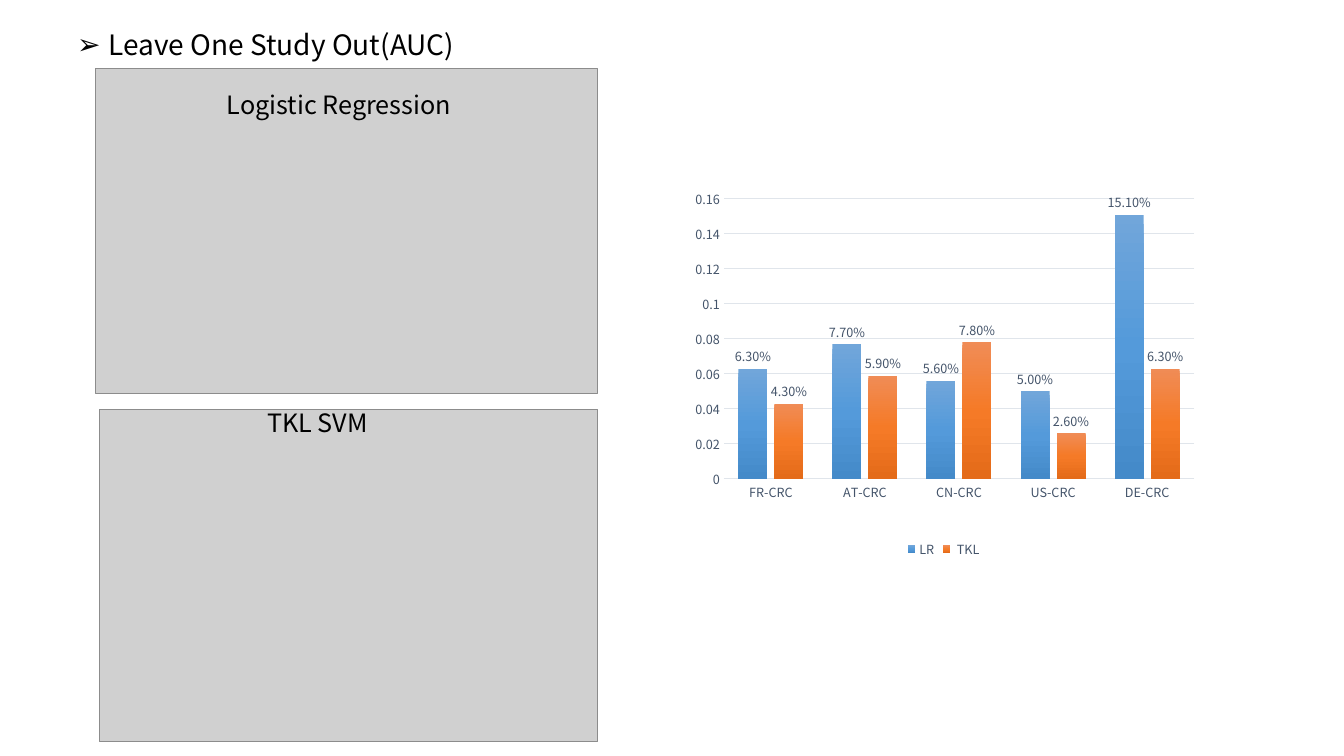
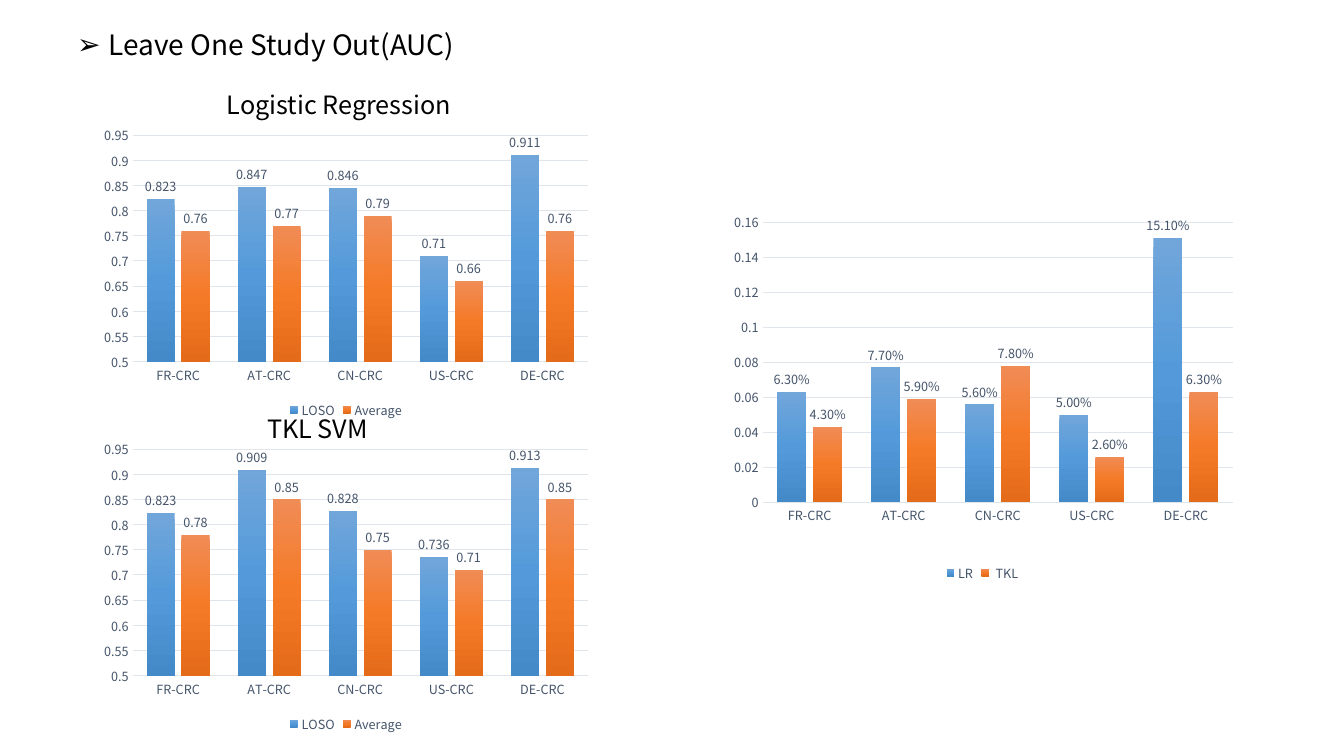
Before and after one commit to psj1997/classification_generalization, a slide deck: slide 12 of work_report/7.29工作汇报.pptx. Drawn at 1344x756 pixels with LibreOffice and Linux fonts; fonts in the diff are those of the drawing; grey boxes stand for pictures. Boxes give left, top, right and bottom in pixels: in the first picture for what was removed or moved away, otherwise in the second. Text is boxed around its words. In the diff, an @@ line names an element or a change of style, - is before the commit and + after.

Commit message:
add work ppt

```diff
--- a/work_report/7.29工作汇报.pptx
+++ b/work_report/7.29工作汇报.pptx
@@ picture removed at (x1=96, y1=69, x2=598, y2=393) @@
@@ column chart added at (x1=94, y1=120, x2=598, y2=422) @@
+categories: FR-CRC, AT-CRC, CN-CRC, US-CRC, DE-CRC
+LOSO: 0.823, 0.847, 0.846, 0.71, 0.911
+Average: 0.76, 0.77, 0.79, 0.66, 0.76
@@ column chart moved from (x1=679, y1=190, x2=1209, y2=562) to (x1=718, y1=214, x2=1248, y2=586) @@
@@ picture removed at (x1=99, y1=409, x2=598, y2=742) @@
@@ text "TKL SVM" moved from (x1=267, y1=406, x2=368, y2=433) to (x1=267, y1=412, x2=368, y2=439) @@
@@ column chart added at (x1=94, y1=435, x2=598, y2=737) @@
+categories: FR-CRC, AT-CRC, CN-CRC, US-CRC, DE-CRC
+LOSO: 0.823, 0.909, 0.828, 0.736, 0.913
+Average: 0.78, 0.85, 0.75, 0.71, 0.85
```
Also in this commit, not shown: 3 other slides changed, 1 slide added, 1 slide removed.
